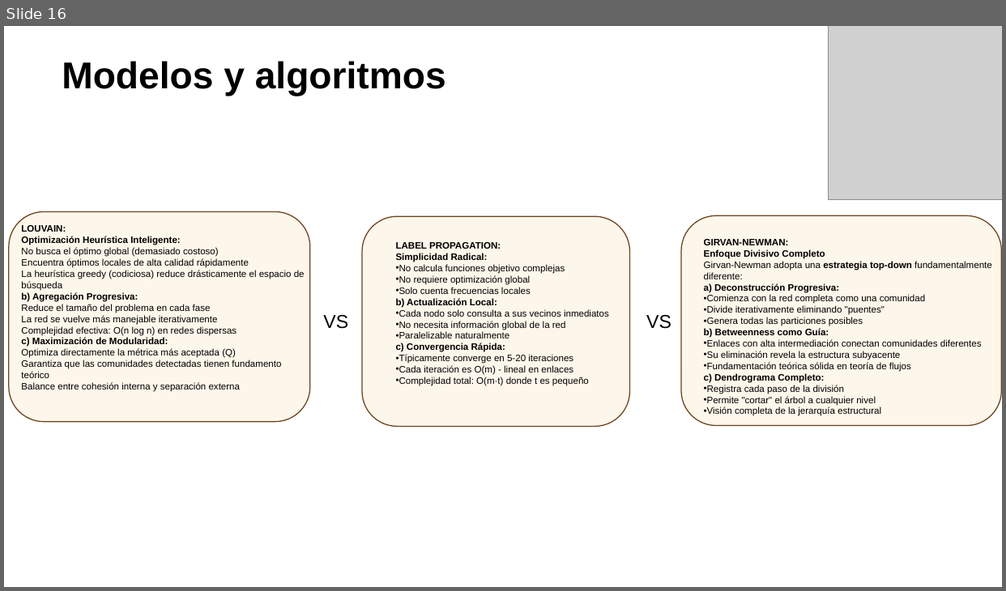
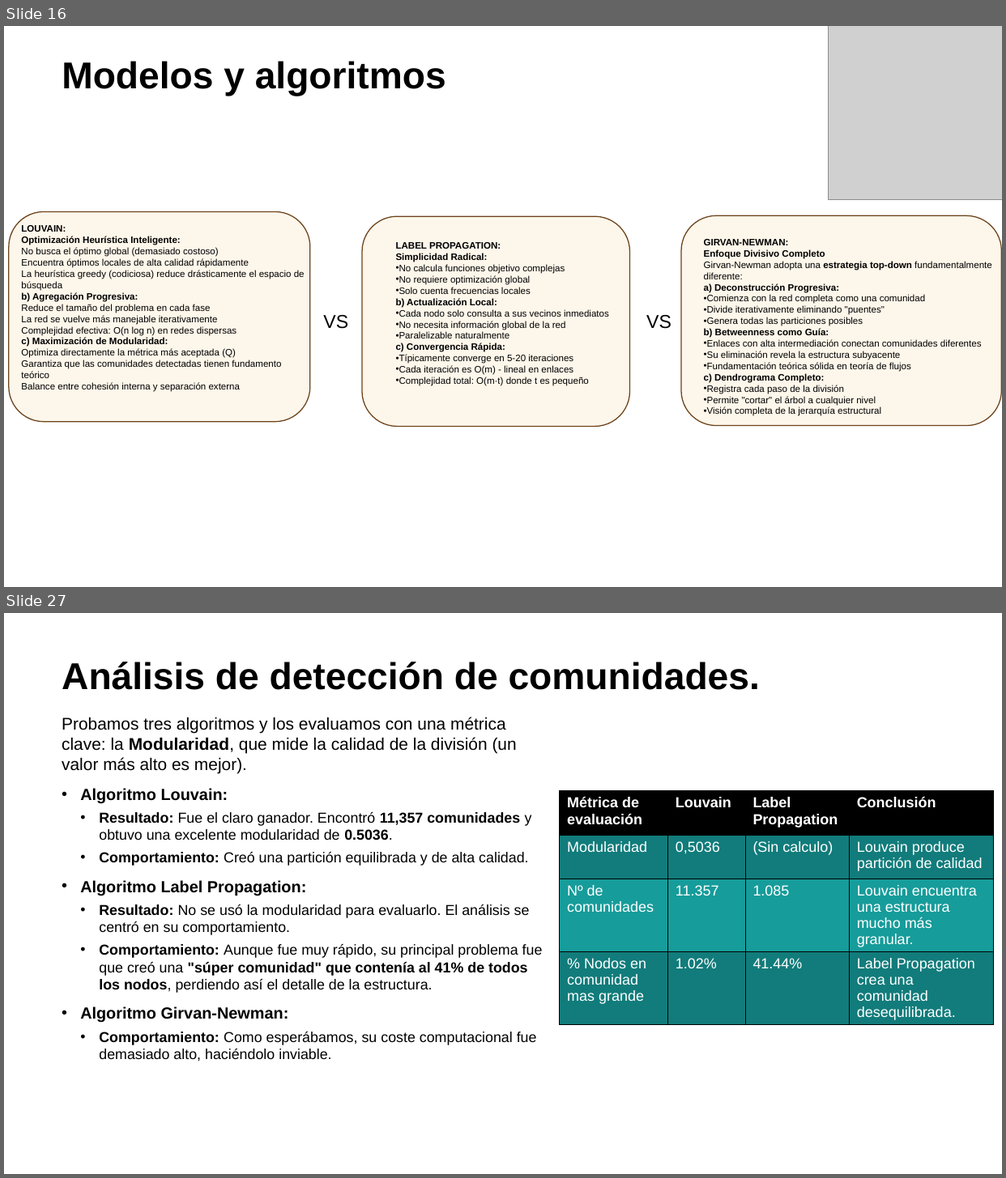
Before and after one commit to mrmiguel564/Proyecto-redes, a slide deck: ppt_deteccion_de_comunidades.pptx. Shown one above the other, each under a label of ours: slide 16 before the commit, slides 16 and 27 after it; the slides between them are not shown. The pictures are 1006x591 and 1006x1178 pixels, drawn with LibreOffice and Linux fonts; fonts in the diff are those of the drawing; grey boxes stand for pictures. Boxes give left, top, right and bottom in pixels: in the first picture for what was removed or moved away, otherwise in the second. Text is boxed around its words. In the diff, an @@ line names an element or a change of style, - is before the commit and + after.

```diff
--- a/ppt_deteccion_de_comunidades.pptx
+++ b/ppt_deteccion_de_comunidades.pptx
@@ slide 27 added at <box>4,613,1002,1174</box>, background #FFFFFF @@
@@ title added at <box>62,662,760,690</box>, 36 pt, text #000000, bold @@
+Análisis de detección de comunidades.
@@ text added at <box>62,717,543,1062</box>, 13.9 pt, text #000000 @@
+Probamos tres algoritmos y los evaluamos con una métrica clave: la Modularidad, que mide la calidad de la división (un valor más alto es mejor).
+• Algoritmo Louvain:
+  • Resultado: Fue el claro ganador. Encontró 11,357 comunidades y obtuvo una excelente modularidad de 0.5036.
+  • Comportamiento: Creó una partición equilibrada y de alta calidad.
+• Algoritmo Label Propagation:
+  • Resultado: No se usó la modularidad para evaluarlo. El análisis se centró en su comportamiento.
+  • Comportamiento: Aunque fue muy rápido, su principal problema fue que creó una "súper comunidad" que contenía al 41% de todos los nodos, perdiendo así el detalle de la estructura.
+• Algoritmo Girvan-Newman:
+  • Comportamiento: Como esperábamos, su coste computacional fue demasiado alto, haciéndolo inviable.
@@ table added at <box>560,791,993,1050</box>, 4 rows, 4 columns @@
+Métrica de evaluación | Louvain | Label Propagation | Conclusión
+Modularidad | 0,5036 | (Sin calculo) | Louvain produce partición de calidad
+Nº de comunidades | 11.357 | 1.085 | Louvain encuentra una estructura mucho más granular.
+% Nodos en comunidad mas grande | 1.02% | 41.44% | Label Propagation crea una comunidad desequilibrada.
```
Also in this commit, not shown: 4 slides changed, 11 other slides added.
